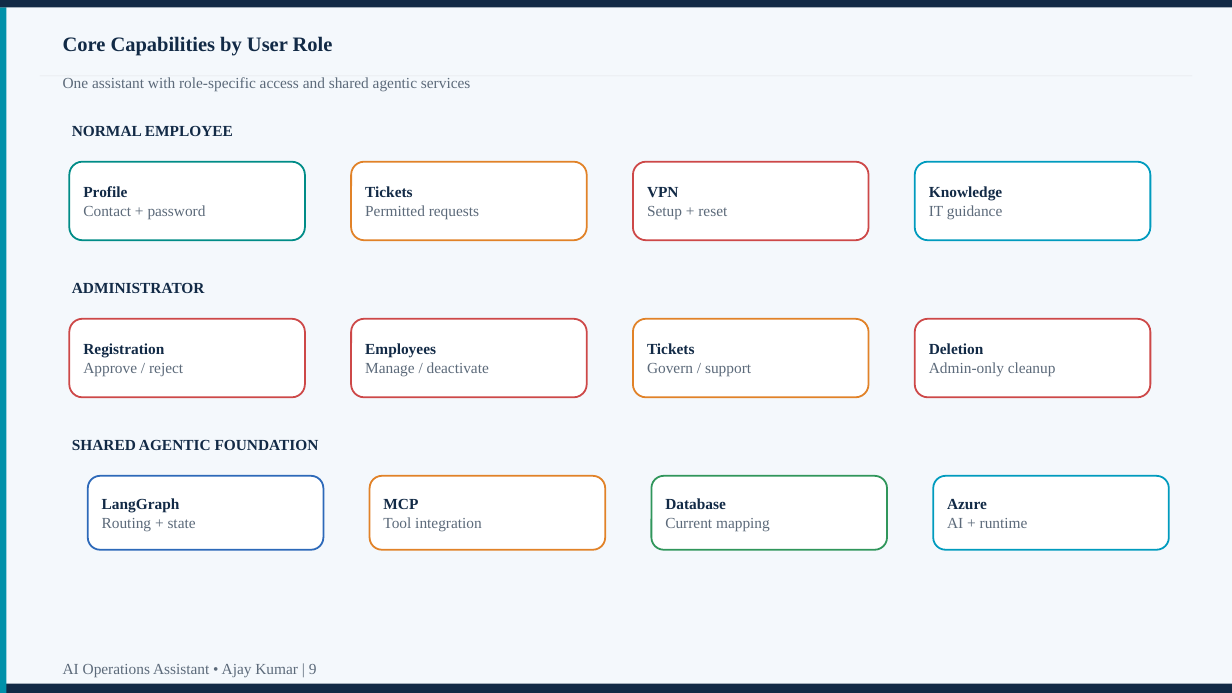
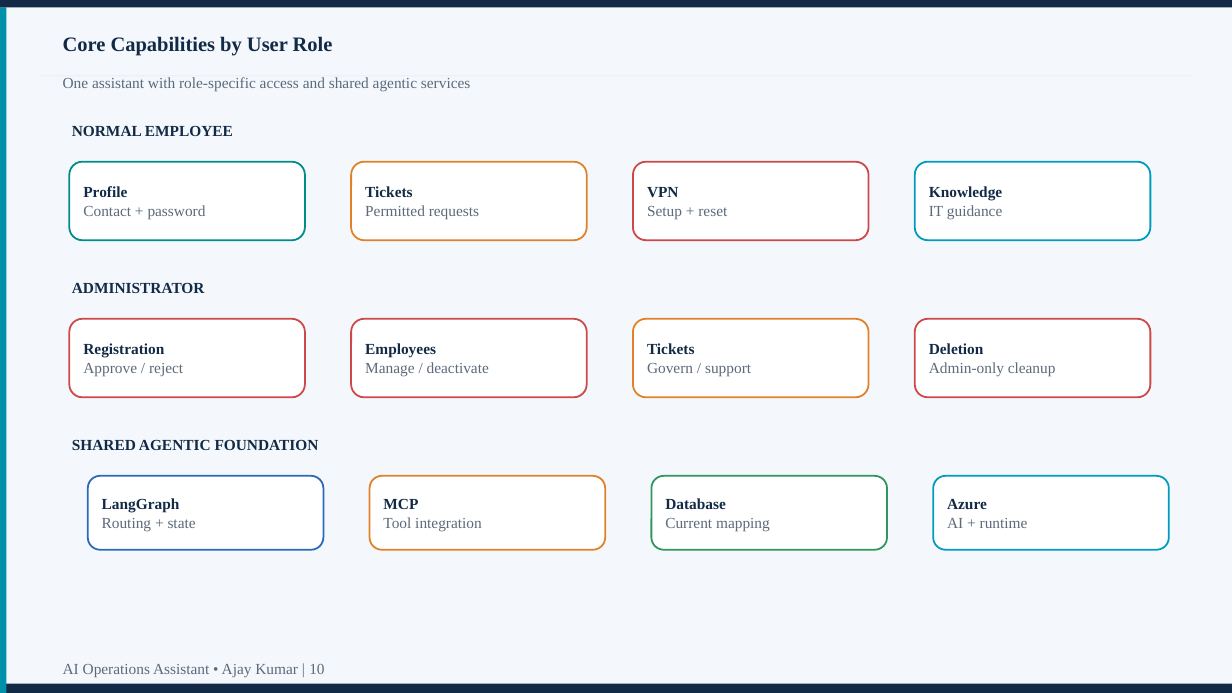
Before and after one commit to helloajay21-max/-it-support-assistant, a slide deck: slide 10 of AI_Operations_Assistant_Using_Agentic_AI_Ajay_Kumar_Presentation.pptx (slide 9 before the commit). Drawn at 1232x693 pixels with LibreOffice and Linux fonts; fonts in the diff are those of the drawing. Boxes give left, top, right and bottom in pixels: in the first picture for what was removed or moved away, otherwise in the second. Text is boxed around its words. In the diff, an @@ line names an element or a change of style, - is before the commit and + after.

```diff
--- a/AI_Operations_Assistant_Using_Agentic_AI_Ajay_Kumar_Presentation.pptx
+++ b/AI_Operations_Assistant_Using_Agentic_AI_Ajay_Kumar_Presentation.pptx
@@ text at (63, 664, 324, 678): text changed @@
-AI Operations Assistant • Ajay Kumar | 9
+AI Operations Assistant • Ajay Kumar | 10
```
Also in this commit, not shown: 8 other slides changed, 1 slide added, 1 other file.
